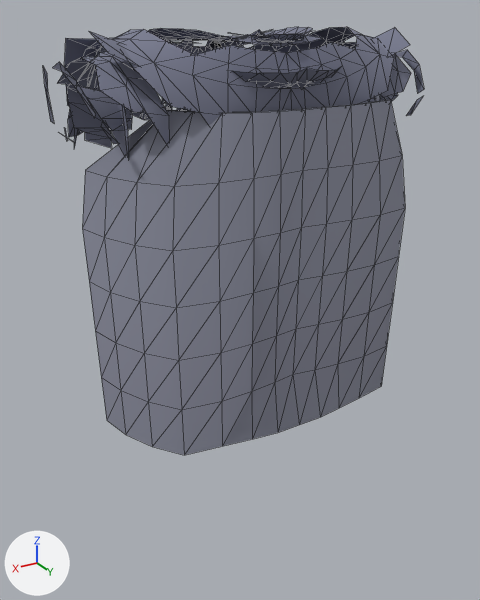
Before and after pictures for a commit that changed the glTF model assets/models/outfits/wear/storm_mantle_ranger_male.gltf.
Camera for both pictures: a 50 mm camera at (0.446, 0.797, 1.586) aimed at (0.027, 0.098, 1.236). Arrows for +X, +Y and +Z are at lower left; the lights stay in place. The first picture is the older version. Mesh edges are drawn as thin lines. Vertices at exactly the same position are counted once.

Script lines for the objects in view, before the commit:
```python
me_storm_mantle_ranger_male = bpy.data.meshes.new('storm_mantle_ranger_male')
me_storm_mantle_ranger_male.from_pydata(...)  # 1097 vertices, 1335 faces; spans x -0.237..0.237, y -0.12..0.205, z 1.092..1.571
# faces by material slot: [336, 999]
me_storm_mantle_ranger_male.materials.append(mat_feather)
me_storm_mantle_ranger_male.materials.append(mat_feather_001)
ob_storm_mantle_ranger_male = bpy.data.objects.new('storm_mantle_ranger_male', me_storm_mantle_ranger_male)
ob_storm_mantle_ranger_male.location = (0.0, 0.0, 0.0)
```
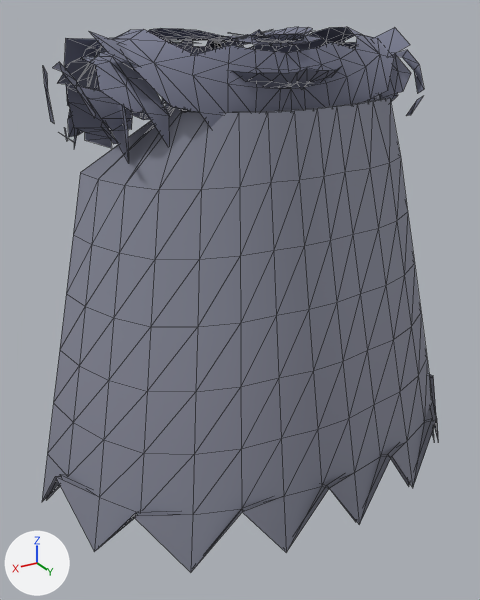
Where the change shows, as pixel boxes [x1, y1, x2, y2] in the pictures (480 x 600 px):
```json
{"object": "storm_mantle_ranger_male", "change": "reshaped", "before": [43, 27, 424, 455], "after": [42, 27, 438, 572], "on screen": "27% taller"}
{"part": 1, "of": "me_storm_mantle_ranger_male", "change": "rebuilt", "before": [82, 98, 405, 455], "after": [46, 95, 434, 547], "on screen": "mostly hidden afterwards"}
{"part": 2, "of": "me_storm_mantle_ranger_male", "change": "rebuilt", "before": [167, 95, 386, 113], "after": [42, 97, 438, 572], "on screen": "mostly hidden before"}
```

Scene script edits in JSON lines:
```json
{"block": "me_storm_mantle_ranger_male", "where": "# used by ob_storm_mantle_ranger_male; location = (0.0, 0.0, 0.0)"}
{"op": "remove", "block": "me_storm_mantle_ranger_male", "code": "me_storm_mantle_ranger_male.from_pydata(...)  # 1097 vertices, 1335 faces; spans x -0.237..0.237, y -0.12..0.205, z 1.092..1.571"}
{"op": "add", "block": "me_storm_mantle_ranger_male", "code": "me_storm_mantle_ranger_male.from_pydata(...)  # 1143 vertices, 1419 faces; spans x -0.308..0.308, y -0.12..0.304, z 0.989..1.571"}
{"block": "me_storm_mantle_ranger_male", "change": "me_storm_mantle_ranger_male part 1: the loose piece of 105 vertices spanning x -0.22..0.22, y 0.053..0.205, z 1.092..1.491 is rebuilt with 128 vertices and now spans x -0.302..0.302, y 0.046..0.298, z 0.989..1.491"}
{"block": "me_storm_mantle_ranger_male", "change": "me_storm_mantle_ranger_male part 2: the loose piece of 105 vertices spanning x -0.215..0.215, y 0.052..0.199, z 1.092..1.491 is rebuilt with 128 vertices and now spans x -0.308..0.308, y 0.046..0.304, z 0.989..1.491"}
```
